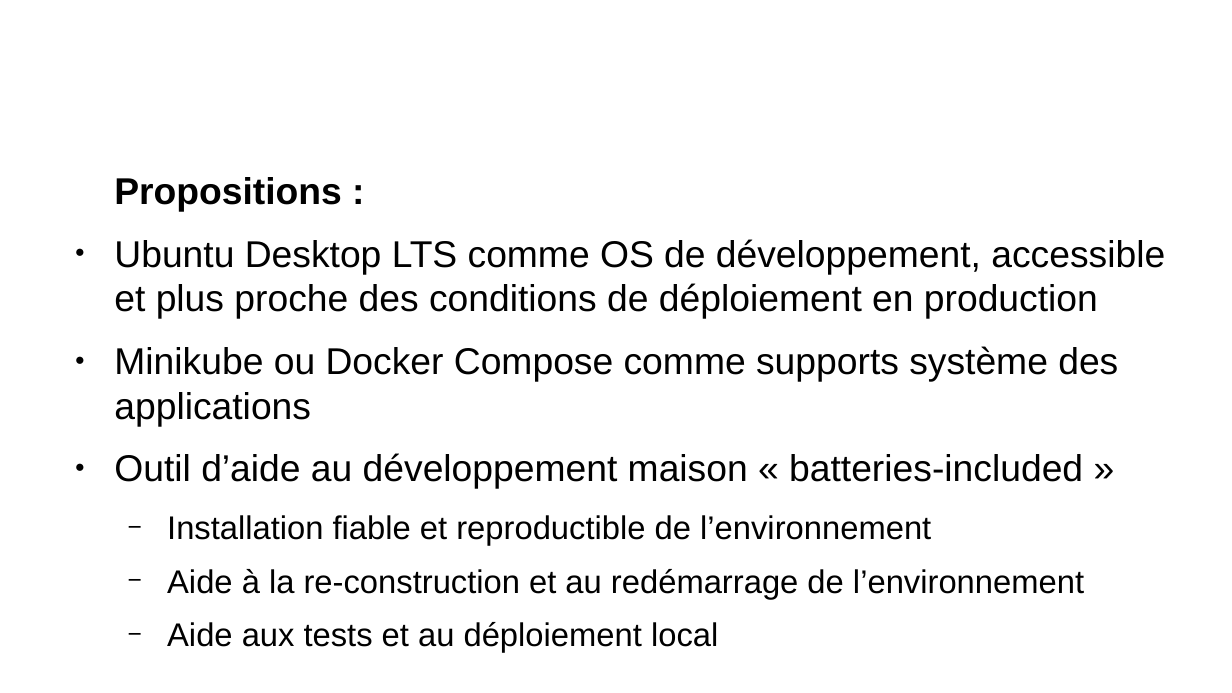
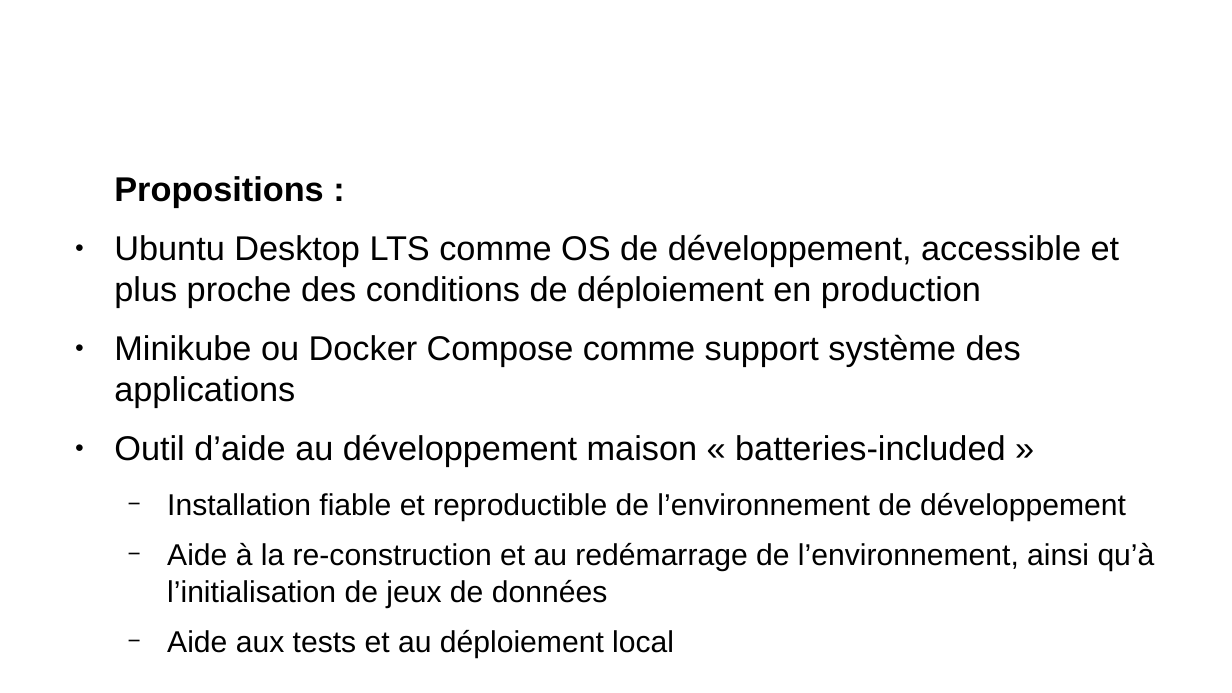
Before and after one commit to remipassmoilesel/ci-cd-plan, a slide deck: slide 15 of ci-cd-plan.odp (slide 16 before the commit). Drawn at 1232x693 pixels with LibreOffice and Linux fonts; fonts in the diff are those of the drawing; background and template pictures are left out. Boxes give left, top, right and bottom in pixels: in the first picture for what was removed or moved away, otherwise in the second. Text is boxed around its words. In the diff, an @@ line names an element or a change of style, - is before the commit and + after.

```diff
--- a/ci-cd-plan.odp
+++ b/ci-cd-plan.odp
@@ text at [114, 176, 1120, 658]: size 24.1 to 22.1 pt in "Propositions :", "Ubuntu Desktop LTS comme OS de développement, ...", "Outil d’aide au développement maison « batteries-included ..."; size 21.1 to 19.4 pt in "Aide aux tests et au déploiement local" @@
@@ text at [114, 334, 1021, 408]: text changed; size 24.1 to 22.1 pt @@
-● Minikube ou Docker Compose comme supports système des applications
+● Minikube ou Docker Compose comme support système des applications
@@ text at [167, 493, 1155, 608]: text changed; size 21.1 to 19.4 pt @@
-  − Installation fiable et reproductible de l’environnement
-  − Aide à la re-construction et au redémarrage de l’environnement
+  − Installation fiable et reproductible de l’environnement de développement
+  − Aide à la re-construction et au redémarrage de l’environnement, ainsi qu’à l’initialisation de jeux de données
```
Also in this commit, not shown: 6 other slides changed, 1 slide removed, 3 other files.
